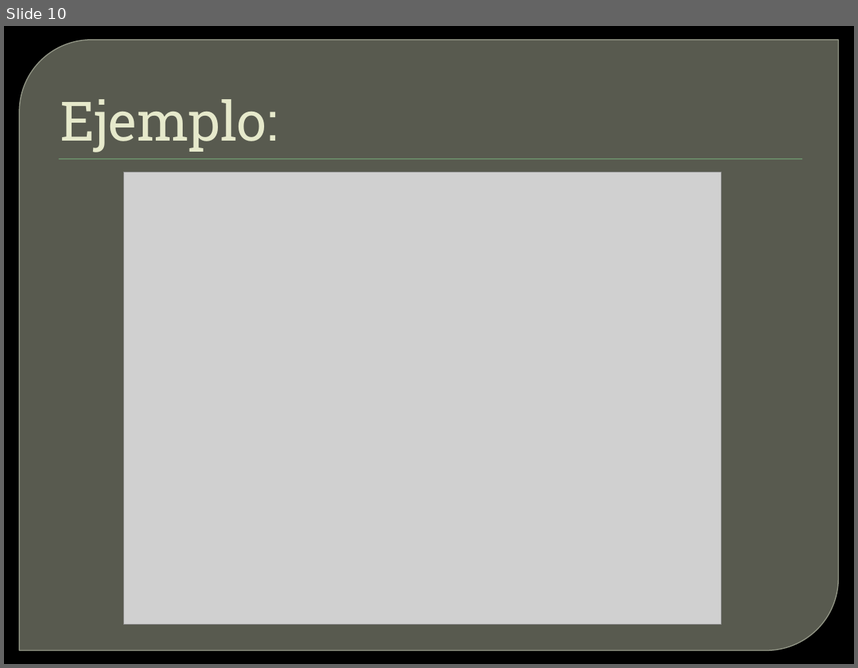
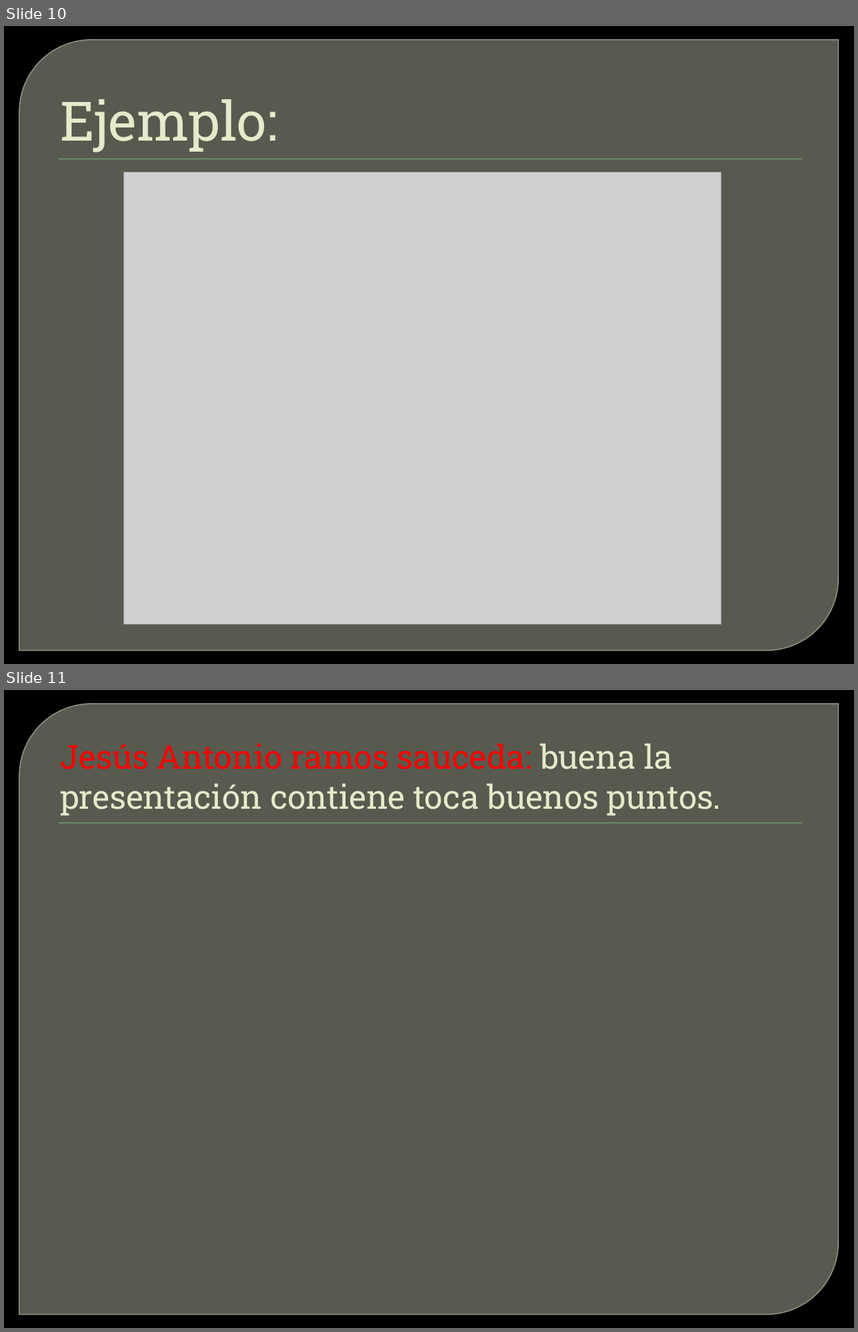
Before and after one commit to lc850/auditoria, a slide deck: Planeacion.pptx. Shown one above the other, each under a label of ours: slide 10 before the commit, slides 10 and 11 after it. The pictures are 858x668 and 858x1332 pixels, drawn with LibreOffice and Linux fonts; fonts in the diff are those of the drawing; grey boxes stand for pictures; background and template pictures are left out. Boxes give left, top, right and bottom in pixels: in the first picture for what was removed or moved away, otherwise in the second. Text is boxed around its words. In the diff, an @@ line names an element or a change of style, - is before the commit and + after.

Commit message:
antonio

```diff
--- a/Planeacion.pptx
+++ b/Planeacion.pptx
@@ slide 11 added at [4,690,854,1328], background picture (left out); not listed: 2 template elements that a slide beside it also shows @@
@@ title added at [60,743,722,816], 28 pt, text #E7EACB @@
+Jesús Antonio ramos sauceda: buena la presentación contiene toca buenos puntos.
```
Also in this commit, not shown: 6 other files.
